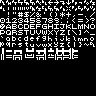
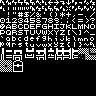
The second 96 × 96 image is a revision of the first. Changes to its layers:
painted on "Charecters" over (0, 48, 96, 72)
